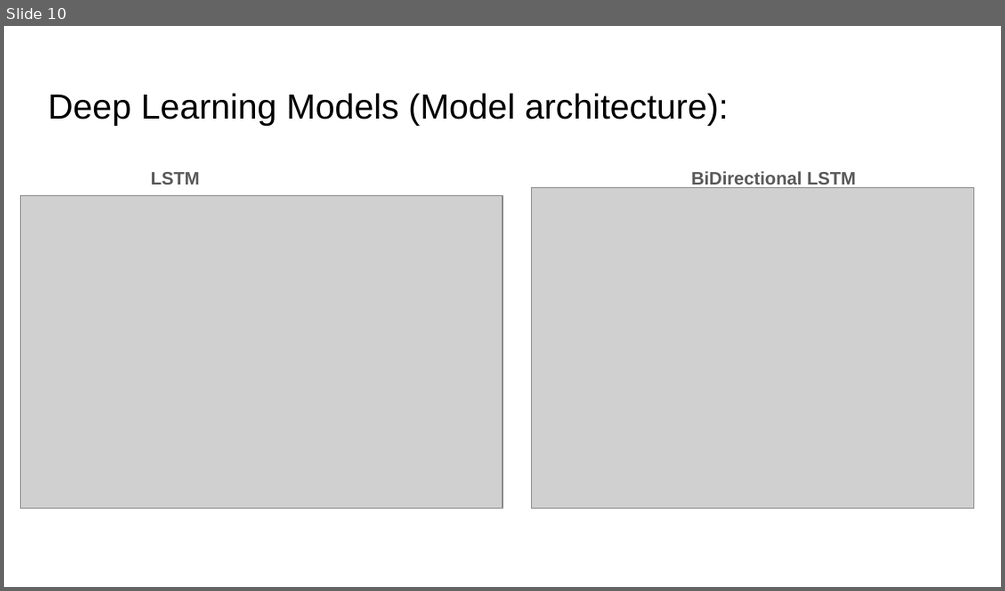
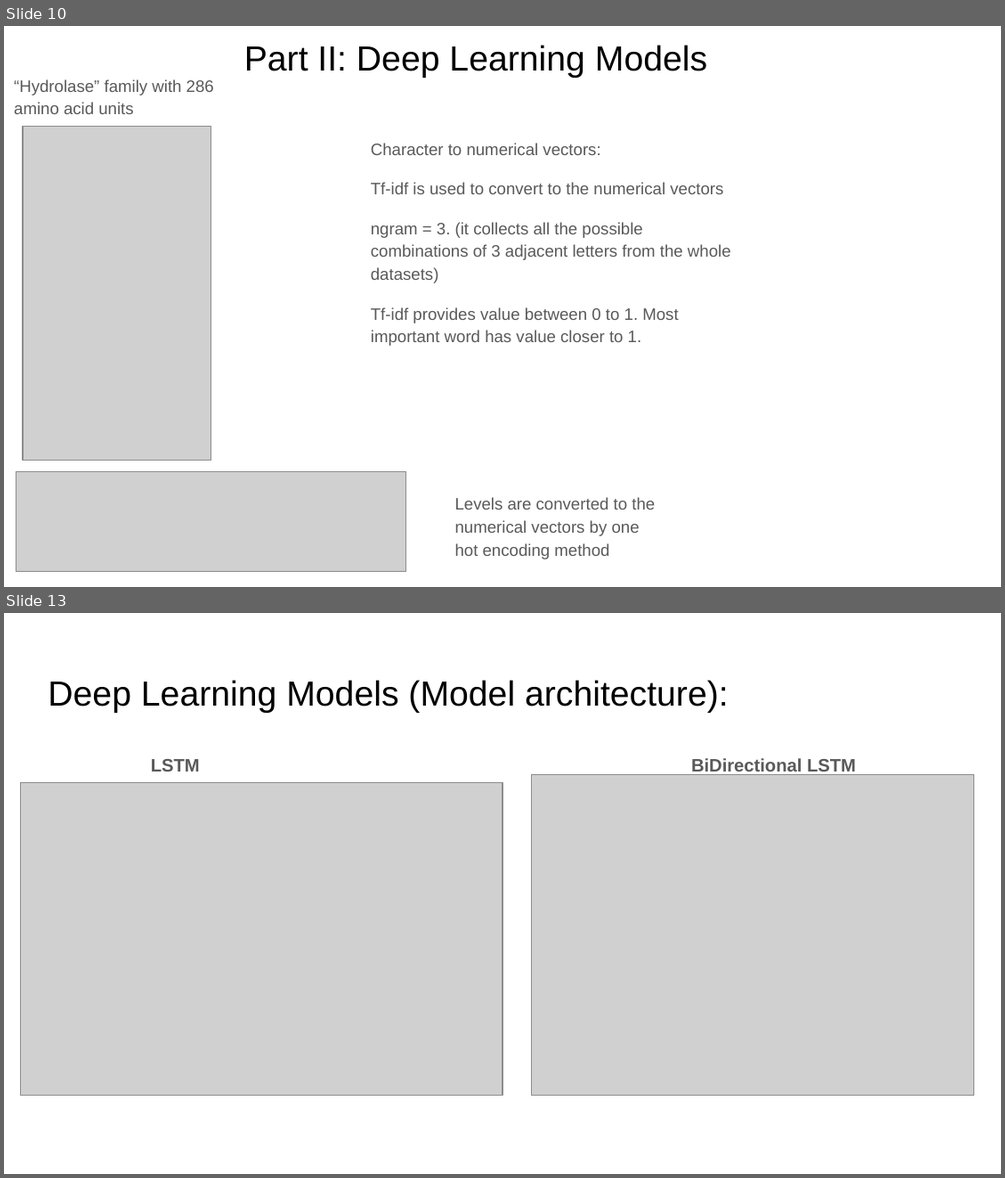
Before and after one commit to abishek269/Protein-Super-family-Classification-, a slide deck: Final_report_presentation.pptx. Shown one above the other, each under a label of ours: slide 10 before the commit, slides 10 and 13 after it; the slides between them are not shown. The pictures are 1005x591 and 1005x1178 pixels, drawn with LibreOffice and Linux fonts; fonts in the diff are those of the drawing; grey boxes stand for pictures. Boxes give left, top, right and bottom in pixels: in the first picture for what was removed or moved away, otherwise in the second. Text is boxed around its words. In the diff, an @@ line names an element or a change of style, - is before the commit and + after.

```diff
--- a/Final_report_presentation.pptx
+++ b/Final_report_presentation.pptx
@@ slide 10 added at <box>4,26,1001,587</box>, background #FFFFFF @@
@@ title added at <box>244,45,707,78</box>, 25.2 pt, text #000000 @@
+Part II: Deep Learning Models
@@ text added at <box>14,79,214,114</box>, 12 pt, text #595959 @@
+“Hydrolase” family with 286 amino acid units
@@ picture added at <box>23,126,211,459</box> @@
@@ text added at <box>371,143,731,346</box>, 12 pt, text #595959 @@
+Character to numerical vectors:
+Tf-idf is used to convert to the numerical vectors
+ngram = 3. (it collects all the possible combinations of 3 adjacent letters from the whole datasets)
+Tf-idf provides value between 0 to 1. Most important word has value closer to 1.
@@ picture added at <box>16,472,405,572</box> @@
@@ text added at <box>455,497,655,559</box>, 12 pt, text #595959 @@
+Levels are converted to the numerical vectors by one hot encoding method
@@ what was slide 10 is now slide 13 @@
```
Also in this commit, not shown: 8 slides changed, 3 other slides added, 1 slide removed.
